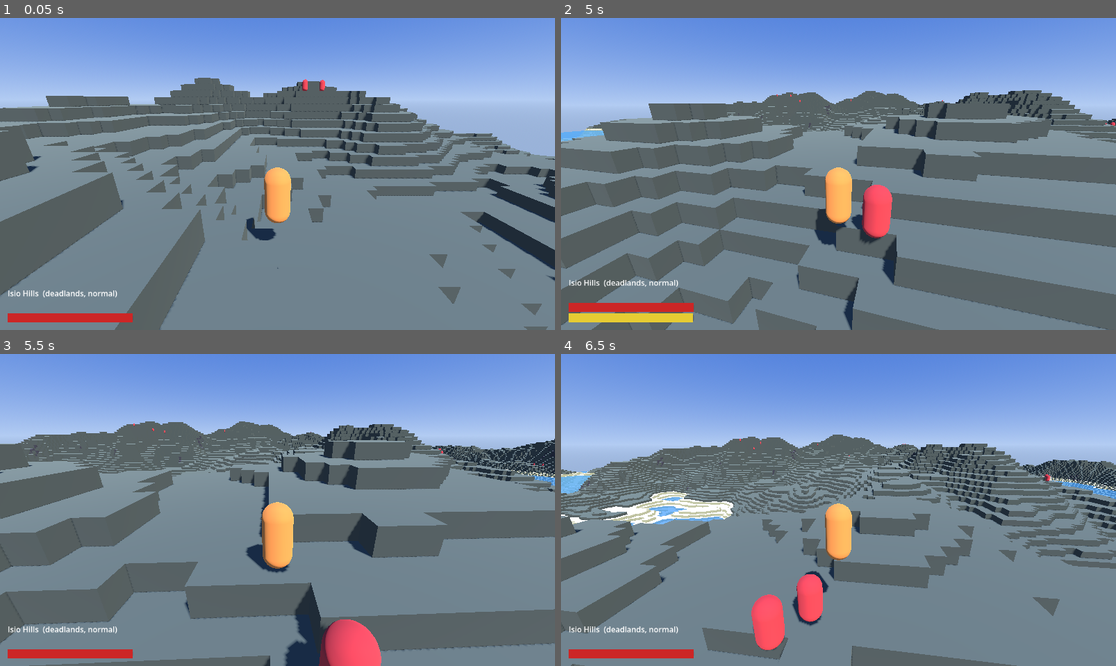
Above: before the commit, frames 1-4 (two rows, left to right).
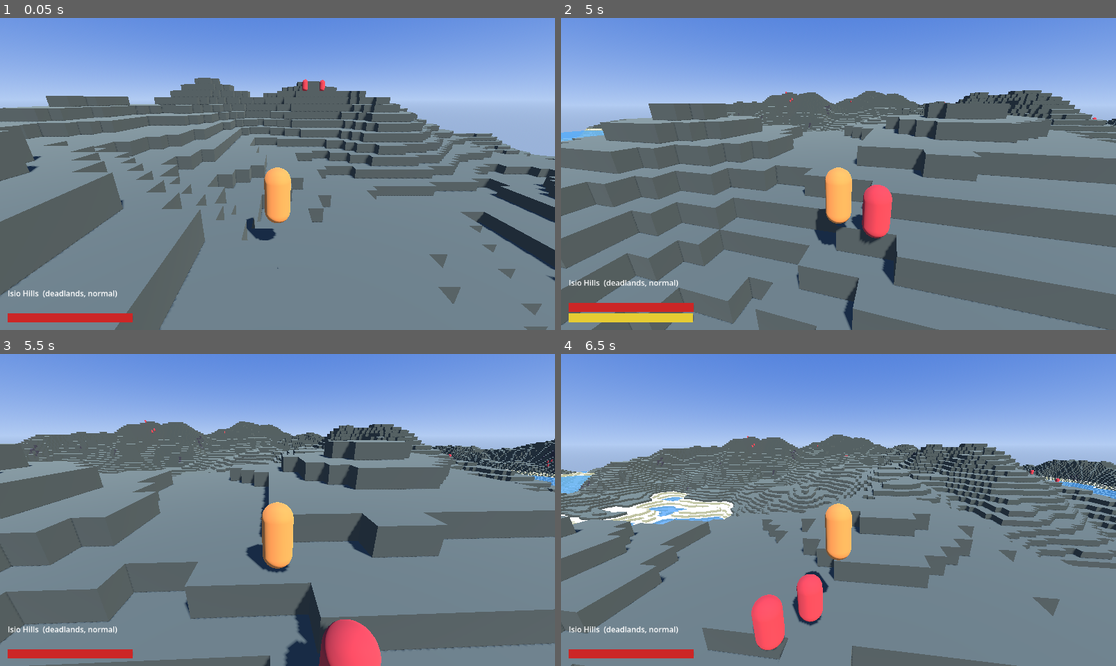
Above: after the commit, the same moments.

Repository: M4jor-Tom/pixlnd.game
Game: Godot game, scene res://game/main.tscn
Two runs of this game, one before a commit and one after it. Both use one fixed random seed, a clock stepped at 60 frames per second and the inputs below.
Inputs (mouse positions are in pixels of both pictures, inside the frame that each line leads up to):
- Up to frame 1 (0.05 s): no input
- Up to frame 2 (5 s): move the mouse to (866, 174) at 0.52 s; hold W (move_forward) from 0.53 s (still down); click (866, 174) at 0.6 s; tap Space (jump) at 0.77, 1.52, 3.02, 3.77, 4.52 s; move the mouse to (810, 174) at 1.27 s; tap Shift (sprint) at 1.35, 4.35 s; move the mouse to (849, 167) at 2.02 s; hold Mouse wheel up (zoom_in) 2.03-2.78 s; move the mouse to (832, 180) at 2.77 s; tap Mouse wheel down (zoom_out) at 2.85 s; click (832, 180) at 2.92 s; move the mouse to (877, 177) at 3.52 s; click (877, 177) at 3.6 s; move the mouse to (794, 170) at 4.27 s
- Up to frame 3 (5.5 s): keep holding W (move_forward); move the mouse to (283, 510) at 5.02 s; hold Mouse wheel up (zoom_in) from 5.03 s (still down); click (283, 510) at 5.17 s
- Up to frame 4 (6.5 s): move the mouse to (816, 503) at 5.77 s; release W (move_forward) at 5.78 s; release Mouse wheel up (zoom_in) at 5.78 s; hold D (move_right) from 5.78 s (still down); tap Mouse wheel down (zoom_out) at 5.85 s; tap Space (jump) at 6.02 s

Frame 1 is identical in both runs. In frame 2, less than 0.1% of the frame differs, in the area x 38-100%, y 23-35%; in frame 3, less than 0.1%; in frame 4, less than 0.1%, in the area x 32-90%, y 26-41%.

Commit message:
Perf slice: D16 sim-radius — creatures frozen beyond 80 blocks, 4 → 60 FPS
Root cause (measured headless, no GPU): ~95 CharacterBody3D creatures on trimesh zones cost
~40 ms per physics tick; Godot ran 8 catch-up ticks per frame. Ontology first:
design.spawns.ai.sim-radius, c-sim-radius validator rule, D16 in domain.md §7 / todo_decide.
creature.gd skips AI + move_and_slide beyond the radius; test_creatures checks a far creature
stays frozen. HANDOFF/README/todo_implement updated.

Co-Authored-By: Claude Fable 5.1 <noreply@anthropic.com>
Claude-Session: https://claude.ai/code/session_01WnkBpAMnv6NmHTkfTTz5yK

Diff:
--- a/game/entities/creature.gd
+++ b/game/entities/creature.gd
@@ -23,10 +23,12 @@
 var _windup := 0.0
 var _cooldown := 0.0
 var _rng := RandomNumberGenerator.new()
+var _sim_r2 := INF                      # design.spawns.ai.sim-radius², D16
 
 func setup(p_species: StringName, p_level: int, p_max_hp: float, p_damage: float, p_hostility: StringName, p_ai: Dictionary, p_atk: Dictionary, size: float, p_color: Color, seed: int) -> void:
 	species = p_species; level = p_level; max_hp = p_max_hp; hp = p_max_hp; damage = p_damage
 	hostility = p_hostility; ai = p_ai; atk = p_atk; color = p_color
+	_sim_r2 = pow(float(ai["sim-radius"]), 2.0)
 	_rng.seed = seed
 	$Collision.shape.radius = size * 0.25; $Collision.shape.height = size; $Collision.position.y = size / 2.0
 	$Body.mesh.radius = size * 0.25; $Body.mesh.height = size; $Body.position.y = size / 2.0
@@ -50,6 +52,10 @@
 
 func _physics_process(dt: float) -> void:
 	if ai.is_empty():
+		return
+	# c-sim-radius (D16): far creatures are frozen — no AI, no move_and_slide. ~95 bodies on trimesh zones
+	# cost 40 ms per physics tick and the engine ran 8 catch-up ticks per frame (4 FPS).
+	if target != null and is_instance_valid(target) and global_position.distance_squared_to(target.global_position) > _sim_r2:
 		return
 	velocity.y -= gravity * dt
 	_cooldown -= dt
--- a/game/entities/test_creatures.gd
+++ b/game/entities/test_creatures.gd
@@ -49,10 +49,12 @@
 	root.add_child(floor)
 	var target := Node3D.new(); root.add_child(target); target.position = Vector3(8, 0, 0)
 	var plan_ := [{"species": &"wolf", "level": 1, "hostility": &"H", "max_hp": 200.0, "damage": 12.0, "positions": [Vector3(0, 1, 0)], "seed": 1},
-		{"species": &"sheep", "level": 1, "hostility": &"P", "max_hp": 200.0, "damage": 12.0, "positions": [Vector3(0, 1, 30)], "seed": 2}]
+		{"species": &"sheep", "level": 1, "hostility": &"P", "max_hp": 200.0, "damage": 12.0, "positions": [Vector3(0, 1, 30)], "seed": 2},
+		{"species": &"wolf", "level": 1, "hostility": &"H", "max_hp": 200.0, "damage": 12.0, "positions": [Vector3(0, 1, -90)], "seed": 3}]   # beyond sim-radius (80)
 	var holder := Node3D.new(); root.add_child(holder)
 	var made: Array = Spawner.populate(holder, plan_, design, o.creatures, target)
-	var wolf: CharacterBody3D = made[0]; var sheep: CharacterBody3D = made[1]
+	var wolf: CharacterBody3D = made[0]; var sheep: CharacterBody3D = made[1]; var far: CharacterBody3D = made[2]
+	var far_start: Vector3 = far.position
 	var sheep_start: Vector3 = sheep.position                 # holder is at the origin; not in tree yet
 	for i in 120:
 		await physics_frame
@@ -62,6 +64,7 @@
 	for i in 300:
 		await physics_frame
 	check(sheep.position.distance_to(sheep_start) > 0.5, "sheep wanders: moved %.1f" % sheep.position.distance_to(sheep_start))
+	check(far.state == far.State.IDLE and far.position == far_start, "creature beyond sim-radius is frozen (c-sim-radius): state %d, moved %.1f" % [far.state, far.position.distance_to(far_start)])
 	print("creatures: %d groups over %d landscapes %s" % [groups, lands_seen.size(), lands_seen.keys()])
 	print("creatures ok" if _failed == 0 else "creatures FAILED (%d)" % _failed)
 	quit(0 if _failed == 0 else 1)
--- a/ontology/instances/generators.json
+++ b/ontology/instances/generators.json
@@ -50,7 +50,7 @@
     "names": {"_doc": "D12: gen-name land rule. name = 2-3 syllables, capitalised, + suffix by landscape (generators.js …(517 unchanged characters)…
     "movement": {"_doc": "D13 (2026-09-08): player-character movement numbers, blocks and seconds; sources only say swi …(515 unchanged characters)…
     "camera": {"_doc": "D13: third-person orbit, wheel zoom; distance 0 = first person (D9).", "distance": {"min": 0.0, "max": 12.0, "default": 6.0, "step": 1.0}, "pitch-deg": [-80, 60], "sensitivity": 0.003, "eye-height-factor": 0.9, "shoulder-offset": 0.0},
-    "spawns": {"_doc": "D14 (2026-09-08): gen-spawns numbers …(491 unchanged characters)… et in aggro range) → return (past leash)", "aggro-range": 12, "leash": 30, "wande …(325 unchanged characters)…
+    "spawns": {"_doc": "D14 (2026-09-08): gen-spawns numbers …(491 unchanged characters)… et in aggro range) → return (past leash). sim-radius (D16): creatures farther than this many blocks from the player are frozen — no AI, no physics (c-sim-radius).", "sim-radius": 80, "aggro-range": 12, "leash": 30, "wande …(325 unchanged characters)…
     "combat": {"_doc": "D15 (2026-09-08): the multipliers the sources never state. attack = item damage curve × k × att …(731 unchanged characters)…
   },
   "network-alpha": {"port": 12345, "protocol": "TCP", "client-version": 3, "tick-hz": 50, "compression": "zlib", "autho …(771 unchanged characters)…
--- a/ontology/model.gd
+++ b/ontology/model.gd
@@ -366,6 +366,9 @@
 		for land in rosters:                                                # c-roster-ids
 			for cid in rosters[land]:
 				if not creatures.has(cid): errors.append("roster %s: unknown creature %s" % [land, cid])
+		var ai: Dictionary = configs.get("generators", {}).get("design", {}).get("spawns", {}).get("ai", {})
+		if ai.has("sim-radius") and float(ai["sim-radius"]) < float(ai.get("aggro-range", 0)) + float(ai.get("leash", 0)):   # c-sim-radius
+			errors.append("design.spawns.ai.sim-radius %s < aggro-range + leash" % ai["sim-radius"])
 		var defaults := rulesets.values().filter(func(r: Ruleset) -> bool: return r.is_default)
 		if defaults.size() != 1: errors.append("exactly one ruleset must be default (found %d)" % defaults.size())
 		return errors.size() == n
Not shown, changed: docs/HANDOFF.md
Not shown, changed: docs/ROADMAP/todo_decide.md
Not shown, changed: docs/ROADMAP/todo_implement.md
Not shown, changed: game/README.md
Not shown, changed: ontology/README.md
Not shown, changed: ontology/domain.md
